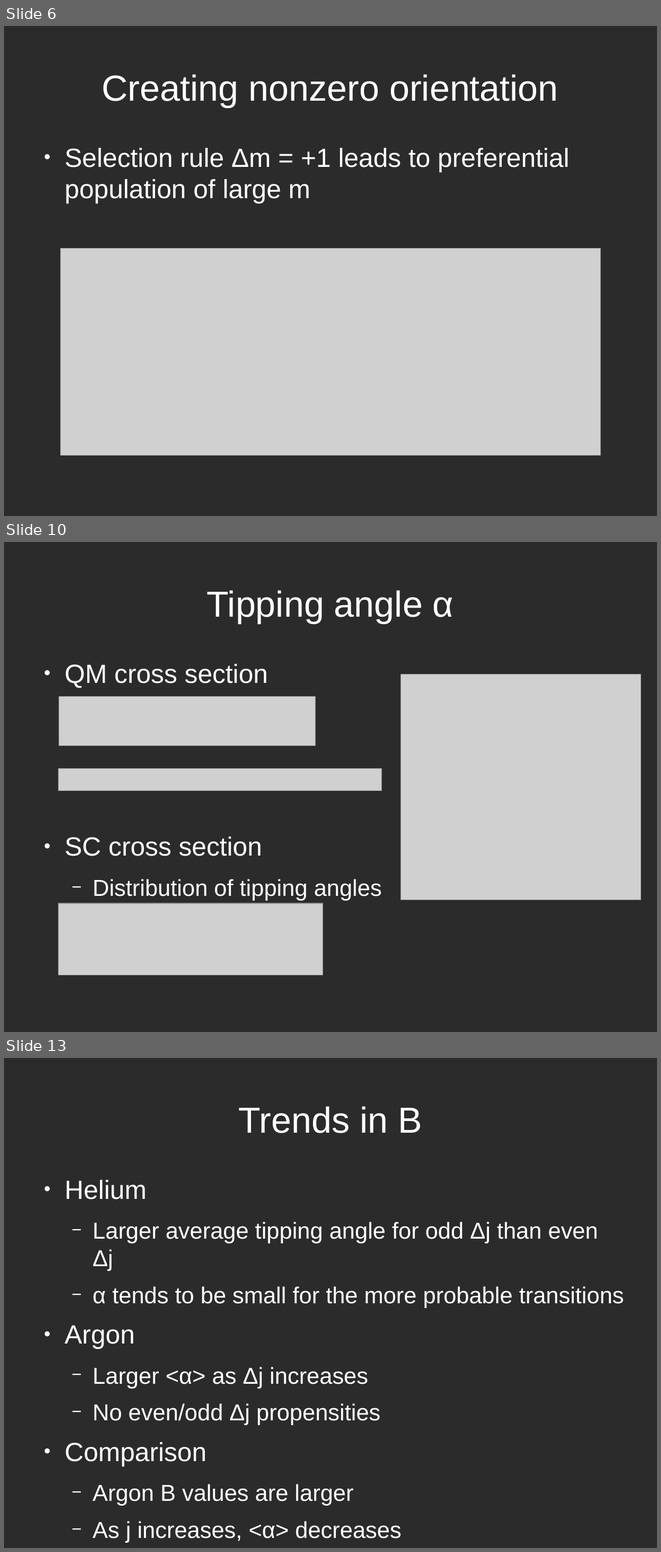
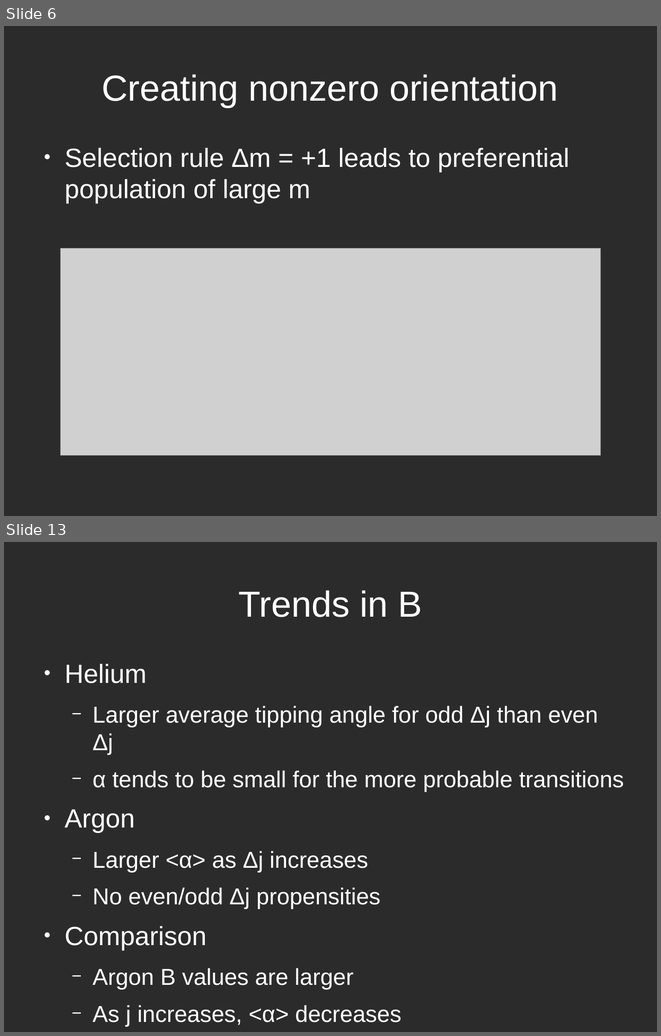
Before and after one commit to atowneND/HeNaK_Collisions, a slide deck: Presentation.odp. Shown one above the other, each under a label of ours: slides 6, 10 and 13 before the commit, slides 6 and 13 after it; the slides between them are not shown. The pictures are 661x1552 and 661x1036 pixels, drawn with LibreOffice and Linux fonts; fonts in the diff are those of the drawing; grey boxes stand for pictures; background and template pictures are left out; a plain dark background stands for a picture behind light text. Boxes give left, top, right and bottom in pixels: in the first picture for what was removed or moved away, otherwise in the second. Text is boxed around its words. In the diff, an @@ line names an element or a change of style, - is before the commit and + after.

```diff
--- a/Presentation.odp
+++ b/Presentation.odp
@@ slide 10 removed at (4, 542, 657, 1032), background picture (left out) @@
@@ title removed at (207, 590, 453, 624) @@
-Tipping angle α
@@ text removed at (64, 664, 382, 901) @@
-● QM cross section
-● SC cross section
-  − Distribution of tipping angles
@@ picture removed at (401, 674, 642, 900) @@
@@ picture removed at (59, 696, 315, 746) @@
@@ picture removed at (59, 769, 382, 791) @@
@@ picture removed at (59, 903, 323, 975) @@
```
Also in this commit, not shown: 14 slides changed, 1 slide added.
